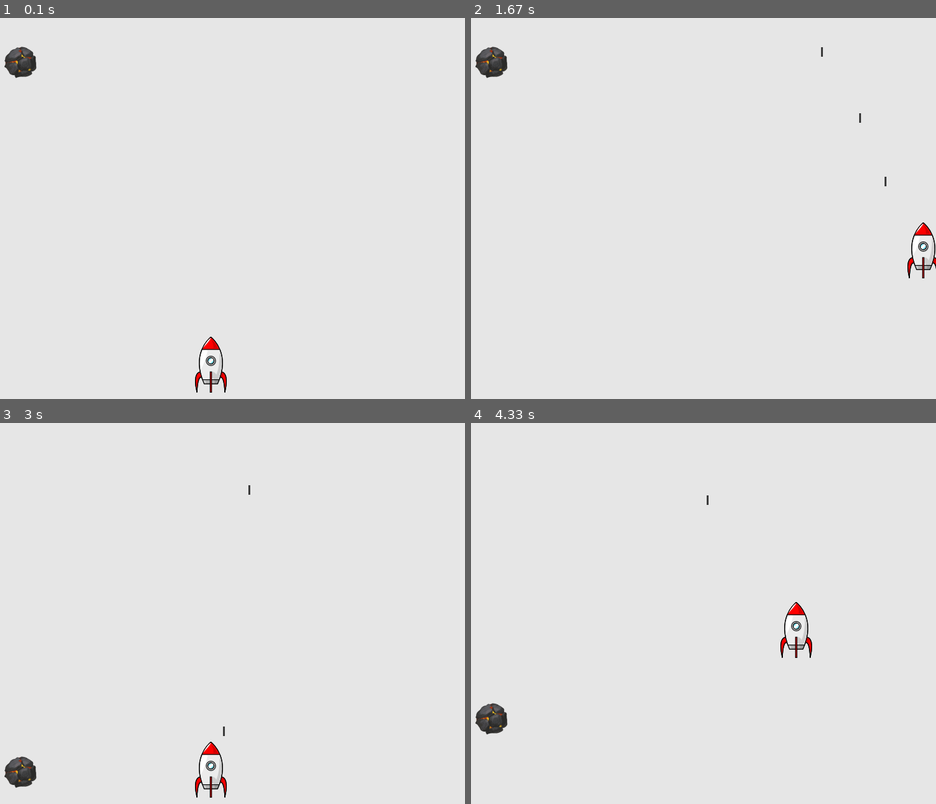
Above: before the commit, frames 1-4 (two rows, left to right).
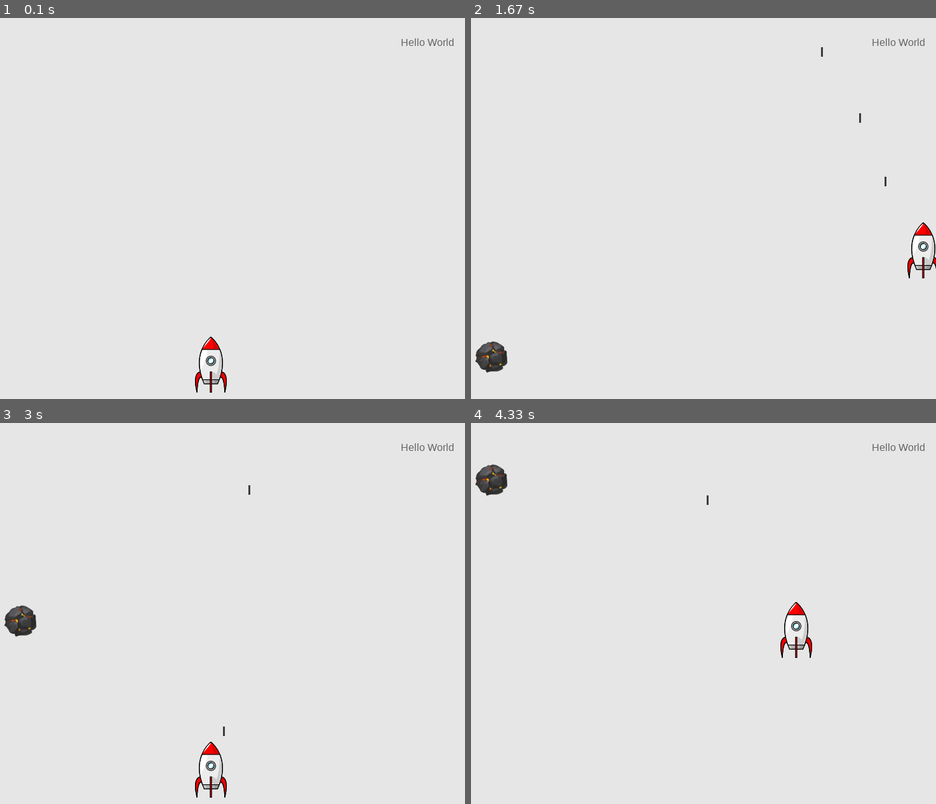
Above: after the commit, the same moments.

Repository: f-vdb/2D-SpaceFlight-pygame
Game: pygame game, started from spaceFlight.py
Same seed, same stepped clock (60 frames per second), same inputs: the game is played once before the commit and once after it.
Inputs:
- Up to frame 1 (0.1 s): no input
- Up to frame 2 (1.67 s): tap Space at 0.33, 0.73, 1.03, 1.23, 1.57 s; hold Right 0.67-1.13 s; hold Up 1.17-1.47 s; hold Right from 1.5 s (still down)
- Up to frame 3 (3 s): tap Space at 1.87, 2.07, 2.37, 2.63, 2.97 s; release Right at 1.97 s; hold Left 2-2.53 s; hold Down 2.57-2.87 s; hold Left from 2.9 s (still down)
- Up to frame 4 (4.33 s): tap Space at 3.27, 3.4, 3.8, 4.1 s; release Left at 3.3 s; hold Up 3.33-3.7 s; hold Right from 3.73 s (still down)

The runs differ from the first frame. In frame 1, 0.5% of the frame differs, in the area x 0-98%, y 5-16%; in frame 2, 1.0%, in the area x 0-98%, y 5-94%; in frame 3, 1.0%; in frame 4, 1.0%.

Commit message:
- Text wird auf den Screen gezeichnet - Asterioden werden abgeschossen

Diff:
--- a/asteroid.py
+++ b/asteroid.py
@@ -15,13 +15,13 @@
         self.screen_rect = screen.get_rect()
 
         self.rect.centerx = 100
-        self.rect.top = self.screen_rect.top
+        self.rect.top = self.screen_rect.top-100
         self.speed = 6
+        self.settings = settings
 
 
     def update(self):
         self.rect.centery += self.speed
-        print(self.rect.centery)
 
     def drawAsteriod(self):
         self.screen.blit(self.image, self.rect)
--- a/gameFunctions.py
+++ b/gameFunctions.py
@@ -57,11 +57,20 @@
     for asteriod in asteriods:
         asteriod.drawAsteriod()
 
+
+    font = pygame.freetype.Font("fonts/sans.ttf")
+    font.render_to(screen, (700, 32), "Hello World", settings.colors["darkGrey"], size=16)
+
+    '''
+    font.render_to(screen, (700, 32), "Hello World", settings.colors["darkGrey"],
+                   settings.colors["blue"], size=16,
+                   style=pygame.freetype.STYLE_UNDERLINE | pygame.freetype.STYLE_OBLIQUE)
+    '''
     # cleans the screen
     pygame.display.flip()
 
 
-def updateBullets(bullets):
+def updateBullets(bullets, asteriods):
     # bullets fliegen unendlich weiter...kostet Arbeitsspeicher und CPU
     # print(len(bullets))
     # Geschosse die aus dem Bild geflogen sind loeschen.
@@ -69,19 +78,17 @@
     for bullet in bullets.copy():
         if bullet.rect.bottom <= 0:
             bullets.remove(bullet)
-
-
+    collisions = pygame.sprite.groupcollide(bullets, asteriods, True, True)
 
 def createAsteriods(settings, screen, asteriods):
     if len(asteriods) < settings.allowedAsteriods:
         newAsteriod = asteroid.Asteroid(settings, screen)
         asteriods.add(newAsteriod)
 
-
 def updateAsteriods(settings, screen, asteriods):
     createAsteriods(settings, screen, asteriods)
     asteriods.update()
 
     for asteroid in asteriods.copy():
-        if asteroid.rect.centery > asteroid.screen_rect.bottom:
+        if asteroid.rect.top > asteroid.screen_rect.bottom:
             asteriods.remove(asteroid)
--- a/settings.py
+++ b/settings.py
@@ -1,3 +1,5 @@
+import pygame
+
 
 class Settings():
     """Eine Klasse fuer alle Einstellungen."""
@@ -12,12 +14,19 @@
         self.myShipDistanceBottomEdge = 10
         self.fps = 60
 
-        self.bulletSpeed = self.myShipSpeed + 2 # damit das Raumschiff nicht
-                                                # die eigenen Geschosse einholt.
+        self.bulletSpeed = self.myShipSpeed + 2  # damit das Raumschiff nicht
+        # die eigenen Geschosse einholt.
         self.bulletWidth = 3
         self.bulletHeight = 15
         self.bulletColor = 60, 60, 60
         self.allowedBullets = 3
 
+        self.allowedAsteriods = 1
 
-        self.allowedAsteriods = 1
+        self.colors = {
+            "lightGrey": pygame.Color(200, 200, 200),
+            "darkGrey": pygame.Color(100, 100, 100),
+            "green": pygame.Color(50, 255, 63),
+            "red": pygame.Color(220, 30, 30),
+            "blue": pygame.Color(50, 75, 245)
+        }
--- a/spaceFlight.py
+++ b/spaceFlight.py
@@ -1,10 +1,15 @@
 import sys
+import os
 import pygame
 import settings
 import ship
 import asteroid
 import gameFunctions as gf
 
+# pygame.init() ruft die Funktion pygame.freetype.init()
+# automatisch auf, wenn das Modul freetype zuvor importiert wurde.
+# Darum wird hier nochmal explizit freetyp importiert.
+import pygame.freetype
 
 def run_game():
     # Initialisiere das Spiel.
@@ -25,6 +30,10 @@
     # einstellen der fps
     clock = pygame.time.Clock()
 
+    font = pygame.freetype.Font("fonts/sans.ttf")
+
+
+
     # myShip ist eine Instanz der Klasse Ship aus der Datei ship.
     myShip = ship.Ship(screen)
 
@@ -33,12 +42,14 @@
 
     # Starte die Hauptschleife des Spiels.
     while True:
-        print("len asteroids: ", len(asteroids))
         clock.tick(mySettings.fps)
+
         gf.checkEvents(mySettings, screen, myShip, bullets)
         myShip.update()
-        gf.updateBullets(bullets)
+        gf.updateBullets(bullets, asteroids)
         gf.updateAsteriods(mySettings, screen, asteroids)
         gf.updateScreen(mySettings, screen, myShip, bullets, asteroids)
 
+
+
 run_game()
Binary file added: fonts/sans.ttf
